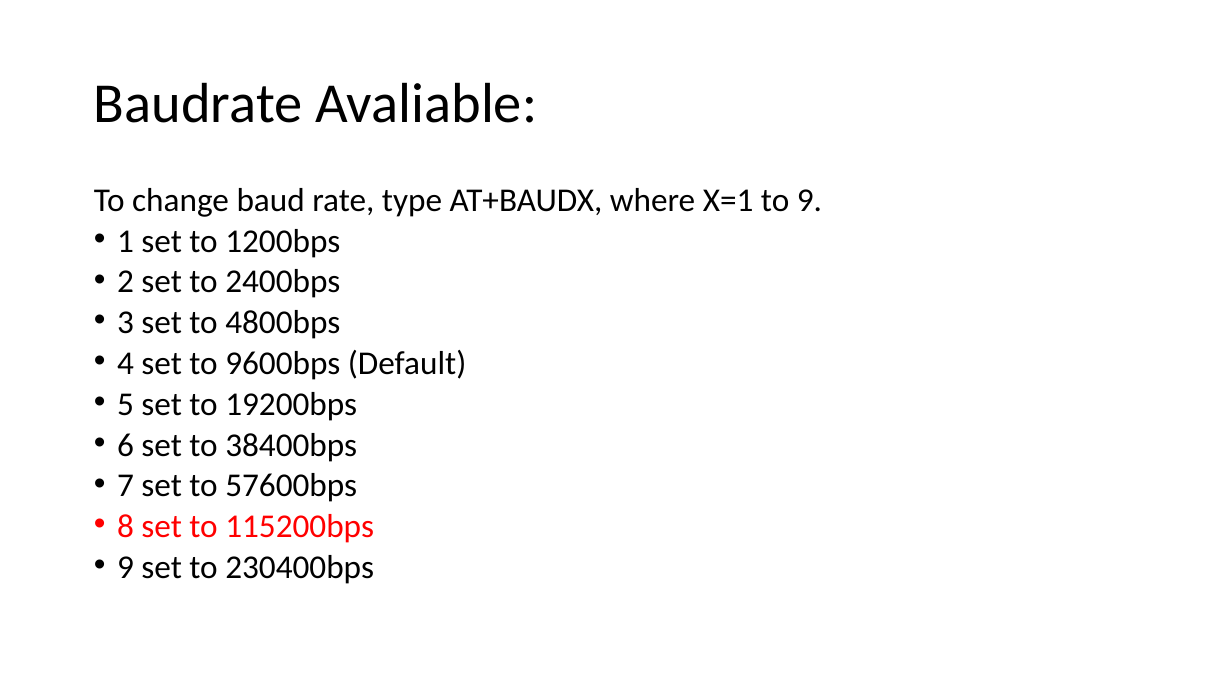
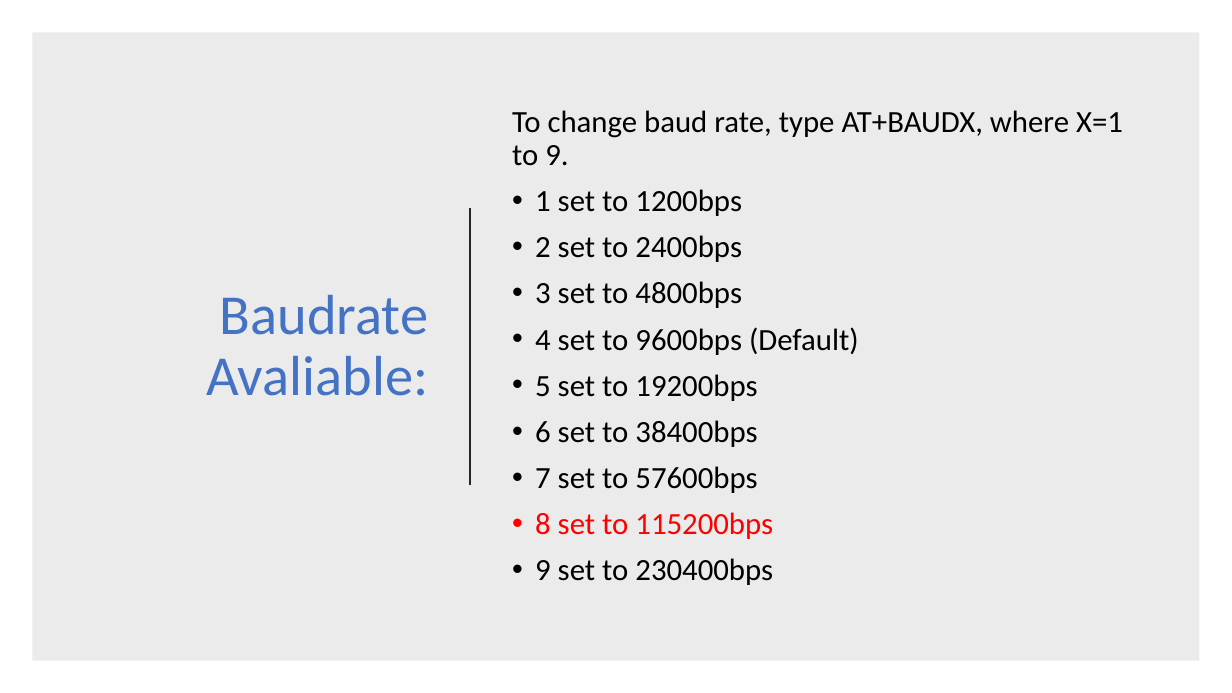
Before and after one commit to ChuaKengPeng/DIP2017, a slide deck: slide 5 of DIP_Phase_1_Lab_Manuals/AT Commands of HC-06.pptx. Drawn at 1232x693 pixels with LibreOffice and Linux fonts; fonts in the diff are those of the drawing. Boxes give left, top, right and bottom in pixels: in the first picture for what was removed or moved away, otherwise in the second. Text is boxed around its words. In the diff, an @@ line names an element or a change of style, - is before the commit and + after.

```diff
--- a/DIP_Phase_1_Lab_Manuals/AT Commands of HC-06.pptx
+++ b/DIP_Phase_1_Lab_Manuals/AT Commands of HC-06.pptx
@@ rectangle added at (x1=32, y1=32, x2=1200, y2=661), fill #000000 at 8% opacity @@
@@ title "Baudrate Avaliable:" moved from (x1=94, y1=82, x2=537, y2=123) to (x1=206, y1=295, x2=429, y2=396) @@
@@ title "Baudrate Avaliable:" at (x1=206, y1=295, x2=429, y2=396): text colour #000000 to #4472C4; alignment left to right @@
@@ text "To change baud rate, type ..." moved from (x1=94, y1=188, x2=822, y2=584) to (x1=512, y1=110, x2=1123, y2=585) @@
@@ text "To change baud rate, type ..." at (x1=512, y1=110, x2=1123, y2=585): size 25.9 to 24 pt; line spacing 0.7 to 0.9; vertical alignment top to middle @@
@@ line added from (470, 208) to (470, 485), #262626 1.5 pt @@
```
Also in this commit, not shown: 2 other slides changed, 1 other file.
